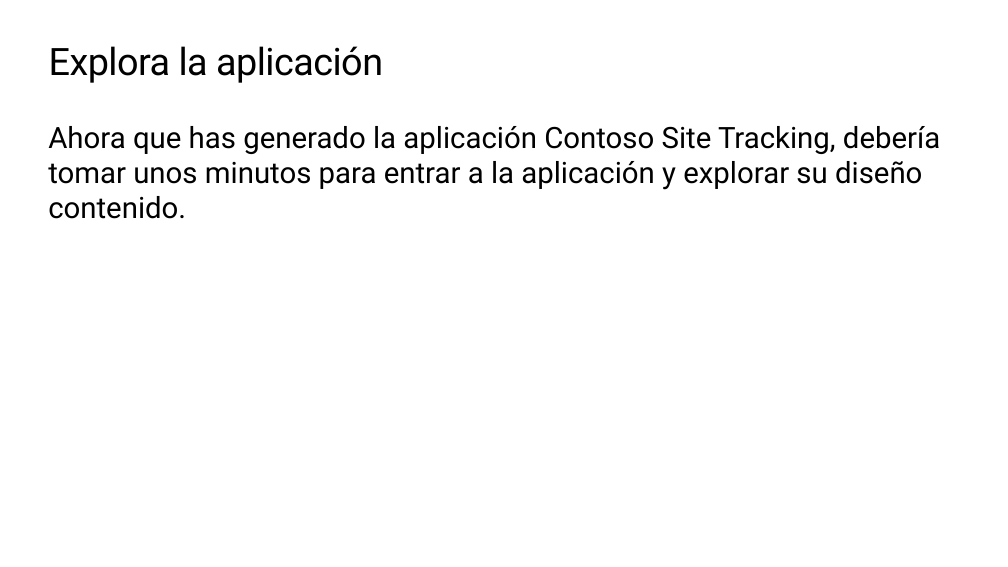
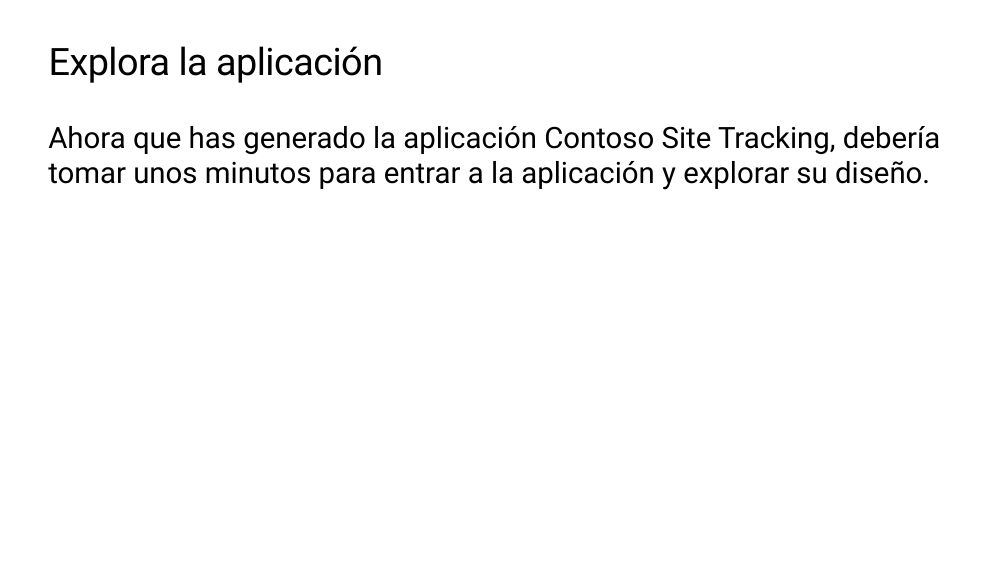
Before and after one commit to microsoft/workshop-library, a slide deck: slide 23 of full/power-platform-canvas-app/slides_es.pptx. Drawn at 1008x567 pixels with LibreOffice and Linux fonts; fonts in the diff are those of the drawing; background and template pictures are left out. Boxes give left, top, right and bottom in pixels: in the first picture for what was removed or moved away, otherwise in the second. Text is boxed around its words. In the diff, an @@ line names an element or a change of style, - is before the commit and + after.

```diff
--- a/full/power-platform-canvas-app/slides_es.pptx
+++ b/full/power-platform-canvas-app/slides_es.pptx
@@ text at box(48, 126, 940, 190): text changed @@
-Ahora que has generado la aplicación Contoso Site Tracking, debería tomar unos minutos para entrar a la aplicación y explorar su diseño contenido.
+Ahora que has generado la aplicación Contoso Site Tracking, debería tomar unos minutos para entrar a la aplicación y explorar su diseño.
```
Also in this commit, not shown: 21 other slides changed, 6 slides added, 6 slides removed.
